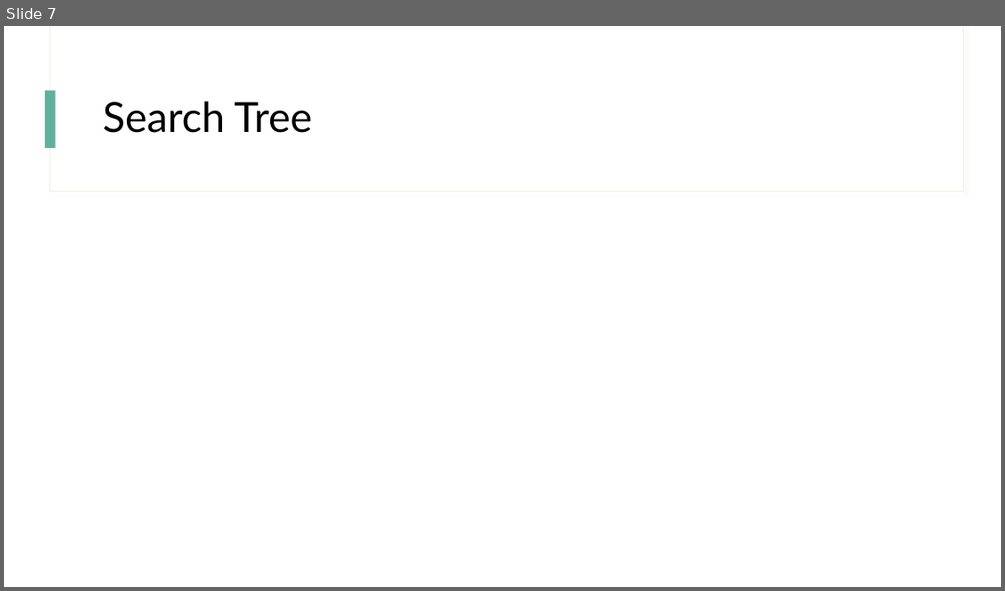
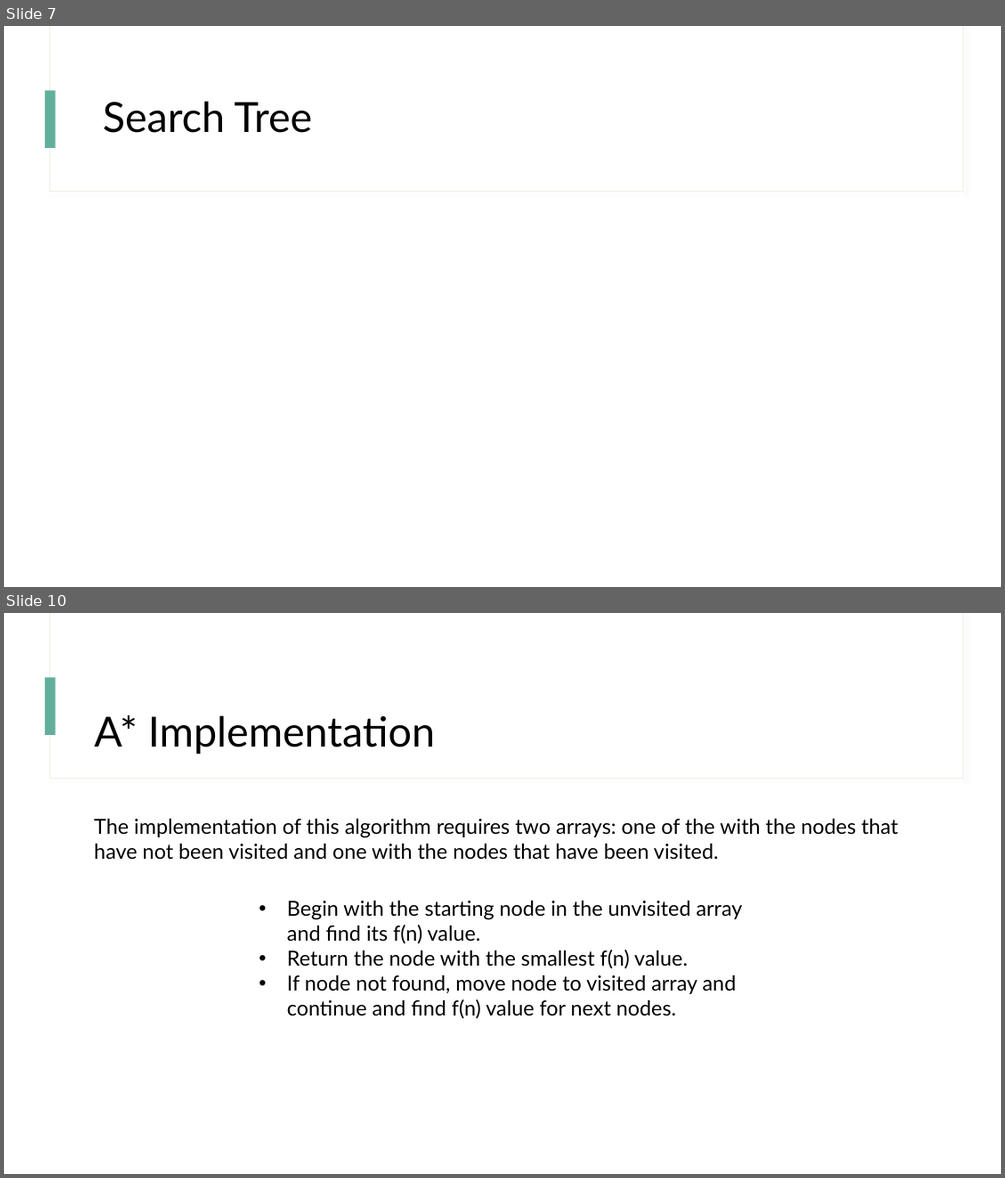
Before and after one commit to lauxpaux/Maze-Robotic-Path, a slide deck: AIAssignment2.pptx. Shown one above the other, each under a label of ours: slide 7 before the commit, slides 7 and 10 after it; the slides between them are not shown. The pictures are 1005x591 and 1005x1178 pixels, drawn with LibreOffice and Linux fonts; fonts in the diff are those of the drawing. Boxes give left, top, right and bottom in pixels: in the first picture for what was removed or moved away, otherwise in the second. Text is boxed around its words. In the diff, an @@ line names an element or a change of style, - is before the commit and + after.

```diff
--- a/AIAssignment2.pptx
+++ b/AIAssignment2.pptx
@@ slide 10 added at [4,613,1001,1174], background #FFFFFF; not listed: 3 template elements that a slide beside it also shows @@
@@ title added at [94,715,435,754], 40 pt, text #000000 @@
+A* Implementation
@@ text added at [94,818,898,860], 20 pt, text #000000 @@
+The implementation of this algorithm requires two arrays: one of the with the nodes that have not been visited and one with the nodes that have been visited.
@@ text added at [287,900,743,1019], 20 pt, text #000000 @@
+• Begin with the starting node in the unvisited array and find its f(n) value.
+• Return the node with the smallest f(n) value.
+• If node not found, move node to visited array and continue and find f(n) value for next nodes.
```
Also in this commit, not shown: 1 slide changed, 10 other slides added, 7 slides removed.
